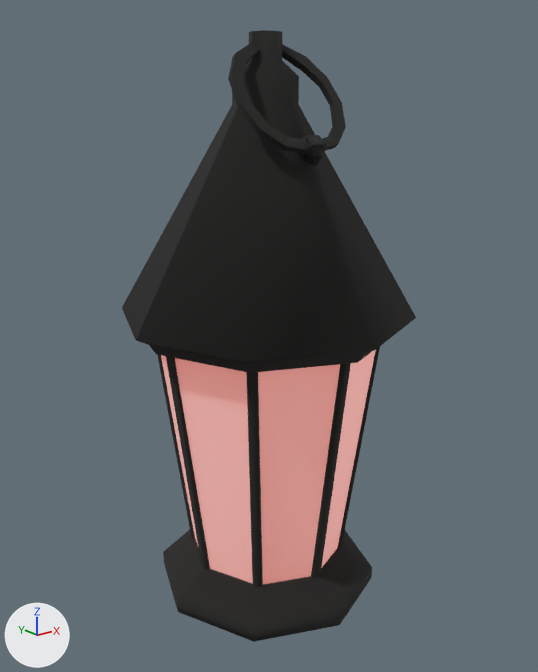
A saved change to the glTF model assets/models/darkmod/lights/non-extinguishable/round_lantern_sitting/round_lantern_sitting.gltf.
Both versions are drawn from a 50 mm lens placed at (-0.52, -0.656, 0.58), pointed at (0.002, -0.004, 0.32). Arrows for +X, +Y and +Z are at lower left; the lights stay in place. Where no turn or scale is listed for an object, it has been applied to the vertices.

Objects in the first picture: 'round_lantern_sitting'.
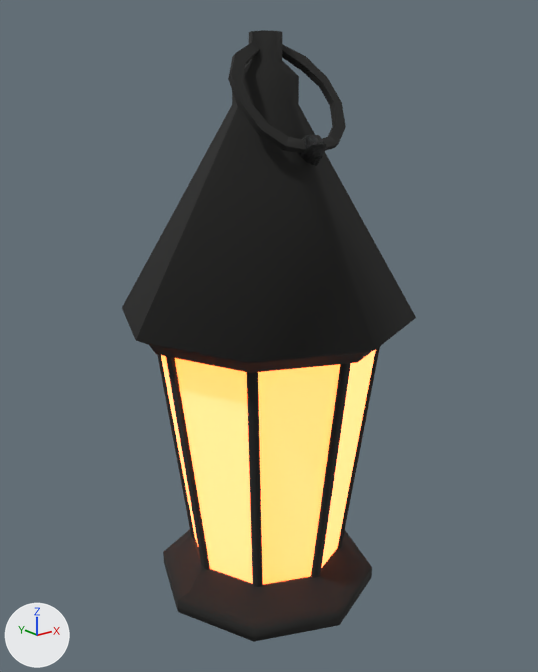
Where the change shows, as pixel boxes [x1, y1, x2, y2] in the pictures (538 x 672 px):
'round_lantern_sitting', recoloured, surface changed: [157, 346, 380, 618] in both

Diff of the bpy script that builds the scene:
```diff
--- a/assets/models/darkmod/lights/non-extinguishable/round_lantern_sitting/round_lantern_sitting.gltf.py
+++ b/assets/models/darkmod/lights/non-extinguishable/round_lantern_sitting/round_lantern_sitting.gltf.py
@@ mat_textures_darkmod_window_lamp_glass_lit_opaque @@
 mat_textures_darkmod_window_lamp_glass_lit_opaque.roughness = 0.727
-mat_textures_darkmod_window_lamp_glass_lit_opaque.emission_color = (0.4, 0.0425, 0.0187)  # red #aa3a25
-mat_textures_darkmod_window_lamp_glass_lit_opaque.emission_strength = 1.0
+mat_textures_darkmod_window_lamp_glass_lit_opaque.emission_color = (1.0, 0.139, 0.0)  # orange #ff6800
+mat_textures_darkmod_window_lamp_glass_lit_opaque.emission_strength = 4.007
```
